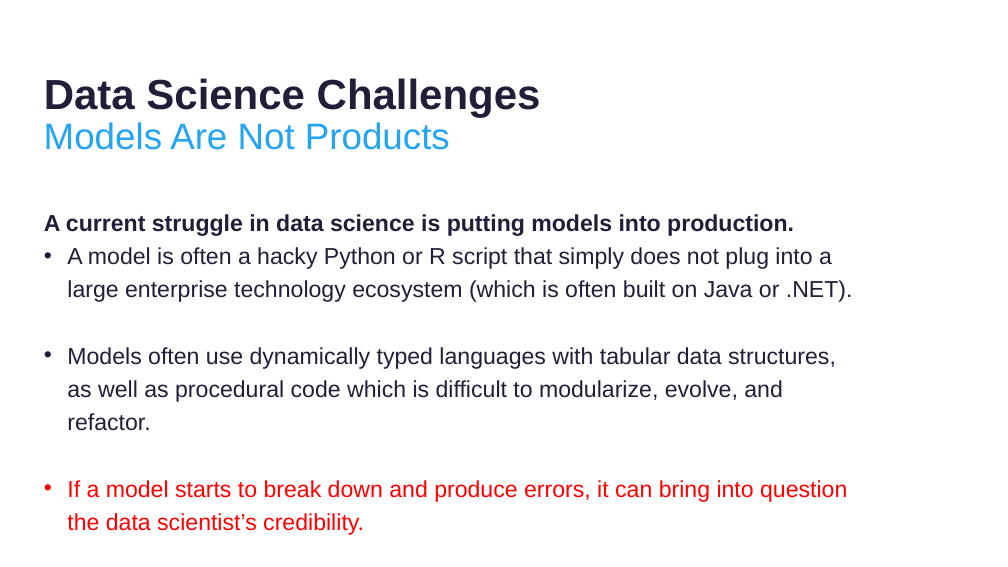
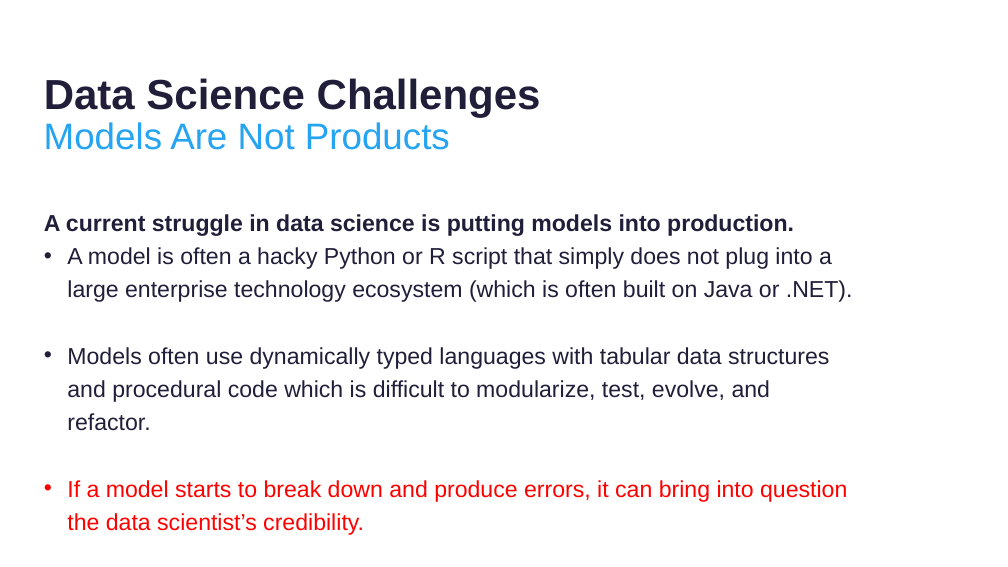
Before and after one commit to thomasnield/kotlinconf-datascience-talk, a slide deck: slide 13 of kotlin_for_data_science.pptx. Drawn at 1008x567 pixels with LibreOffice and Linux fonts; fonts in the diff are those of the drawing; background and template pictures are left out. Boxes give left, top, right and bottom in pixels: in the first picture for what was removed or moved away, otherwise in the second. Text is boxed around its words. In the diff, an @@ line names an element or a change of style, - is before the commit and + after.

```diff
--- a/kotlin_for_data_science.pptx
+++ b/kotlin_for_data_science.pptx
@@ text at (x1=67, y1=347, x2=829, y2=431): text changed @@
-• Models often use dynamically typed languages with tabular data structures, as well as procedural code which is difficult to modularize, evolve, and refactor.
+• Models often use dynamically typed languages with tabular data structures and procedural code which is difficult to modularize, test, evolve, and refactor.
```
Also in this commit, not shown: 4 other slides changed, 3 slides added.
